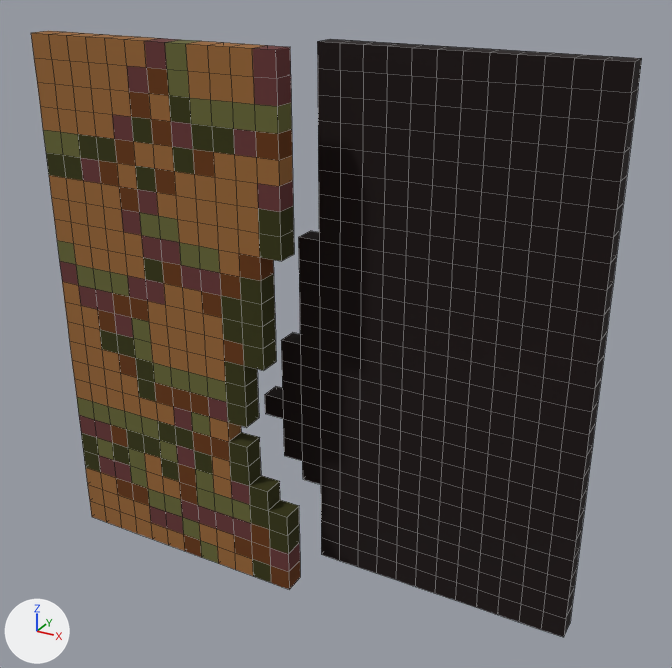
Before and after pictures for a commit that changed the OBJ model WindingTale2/Assets/Resources/Shapes/Shapes_28/Shape_28_104.obj.
One viewpoint serves both versions: a camera (50 mm lens) standing at (1.86, -3.34, 1.61) and looking at (0.1, -0.14, 0.01). The axes (+X, +Y, +Z) are drawn at lower left. The lights are the same throughout. The first picture is the older version. Mesh edges are drawn as thin lines. Where no turn or scale is listed for an object, it has been applied to the vertices. Vertices at exactly the same position are counted once.

In view in the first picture: 'Shape_28_104'.
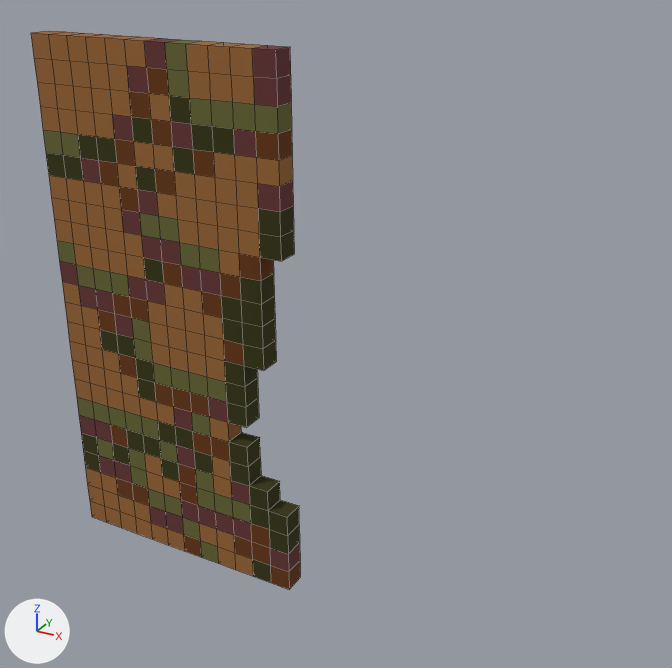
The newer file is also turned or shifted as a whole; pictures and numbers use the older file's frame.

Where the change shows, as pixel boxes (x1, y1, x2, y2) in the pictures (672 x 668 px):
'Shape_28_104', reshaped (56% narrower, 8% shorter): before (31, 31, 642, 637); after (31, 31, 300, 589)
part 1 of me_shape_28_104, deleted: before (265, 39, 642, 637)

Edits to the bpy script that builds the scene:
```text
Change me_shape_28_104:
    used by ob_shape_28_104; location = (0.0, 0.0, 0.0)
    remove me_shape_28_104.from_pydata(...)  # 1312 vertices, 1308 faces; spans x -1.2..1.2, y -0.4..0.0, z -1.2..1.2
    add me_shape_28_104.from_pydata(...)  # 618 vertices, 616 faces; spans x -1.2..0.0, y -0.4..-0.3, z -1.2..1.2
    me_shape_28_104 part 1: the loose piece of 694 vertices spanning x -0.3..1.2, y -0.1..0.0, z -1.2..1.2 is deleted
```
